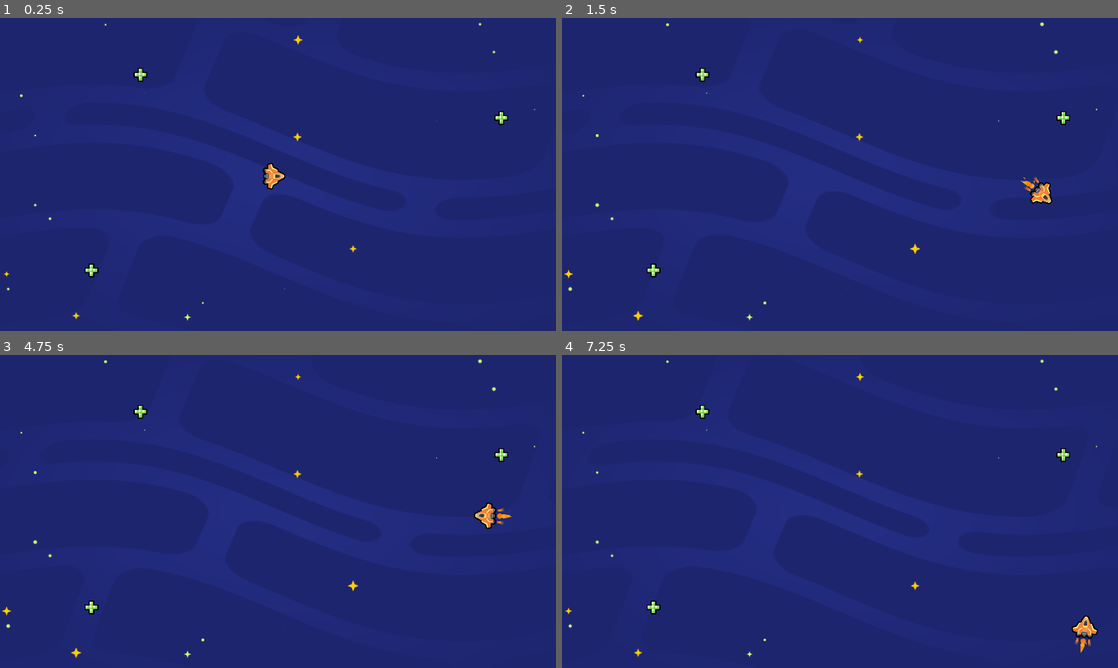
Above: before the commit, frames 1-4 (two rows, left to right).
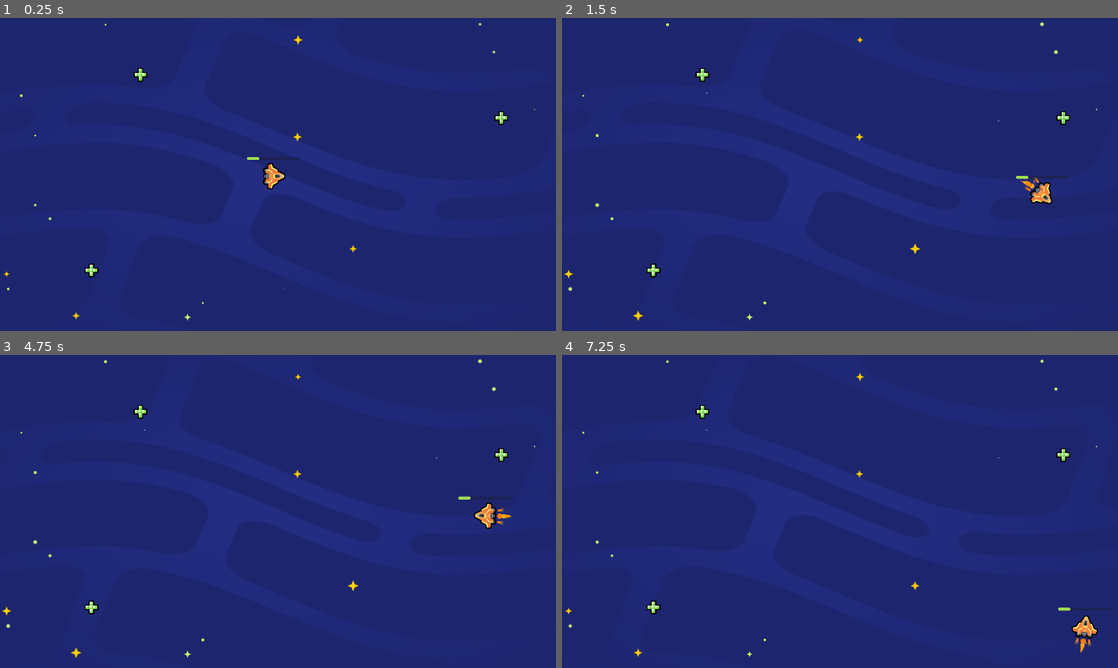
Above: after the commit, the same moments.

Repository: Gaymer7750/2d-GameDev-Course-
Game: Godot game, scene res://lessons/space_level.tscn
The game is run twice, just before and just after one commit, with the same random seed, the same clock (stepped at 60 frames per second) and the same inputs.
Inputs:
- Up to frame 1 (0.25 s): no input
- Up to frame 2 (1.5 s): hold D (move_right) 0.53-1.28 s; hold S (move_down) from 1.28 s (still down)
- Up to frame 3 (4.75 s): release S (move_down) at 2.03 s; hold D (move_right) 2.03-2.78 s; hold W (move_up) 2.78-3.53 s; tap Enter at 3.5 s; hold A (move_left) from 3.53 s (still down)
- Up to frame 4 (7.25 s): release A (move_left) at 5.03 s; hold S (move_down) 5.03-5.78 s; hold D (move_right) 5.78-6.53 s; tap Space at 6.5 s; hold W (move_up) from 6.53 s (still down)

The runs differ from the first frame. In frame 1, less than 0.1% of the frame differs, in the area x 44-54%, y 44-46%; in frame 2, less than 0.1%, in the area x 81-92%, y 50-52%; in frame 3, less than 0.1%; in frame 4, less than 0.1%.

Commit message:
L4 Hp bar no P

Diff:
--- a/05.loot_it_all_workbook/lessons/ship.gd
+++ b/05.loot_it_all_workbook/lessons/ship.gd
@@ -20,4 +20,4 @@
 	position += velocity * delta
 
 	if velocity.length() > 0.0:
-		rotation = velocity.angle()
+		get_node("Sprite2D").rotation = velocity.angle()
--- a/05.loot_it_all_workbook/lessons/ship.tscn
+++ b/05.loot_it_all_workbook/lessons/ship.tscn
@@ -8,7 +8,14 @@
 [sub_resource type="CircleShape2D" id="CircleShape2D_l8c1a"]
 radius = 43.0116
 
-[node name="Sprite2D" type="Area2D"]
+[sub_resource type="StyleBoxFlat" id="StyleBoxFlat_xo0ui"]
+bg_color = Color(0.623529, 0.866667, 0.317647, 1)
+corner_radius_top_left = 4
+corner_radius_top_right = 4
+corner_radius_bottom_right = 4
+corner_radius_bottom_left = 4
+
+[node name="Ship" type="Area2D"]
 script = ExtResource("4_p1sls")
 
 [node name="Sprite2D" type="Sprite2D" parent="."]
@@ -29,3 +36,19 @@
 [node name="CollisionShape2D" type="CollisionShape2D" parent="."]
 position = Vector2(-6, 1)
 shape = SubResource("CircleShape2D_l8c1a")
+
+[node name="UI" type="Control" parent="."]
+layout_mode = 3
+anchors_preset = 0
+offset_right = 40.0
+offset_bottom = 40.0
+
+[node name="HealthBar" type="ProgressBar" parent="UI"]
+layout_mode = 0
+offset_left = -93.0
+offset_top = -66.0
+offset_right = 89.0
+offset_bottom = -56.0
+theme_override_styles/fill = SubResource("StyleBoxFlat_xo0ui")
+value = 23.0
+show_percentage = false
Not shown: 1 places in 05.loot_it_all_workbook/lessons/ship.tscn that only renumber resources
